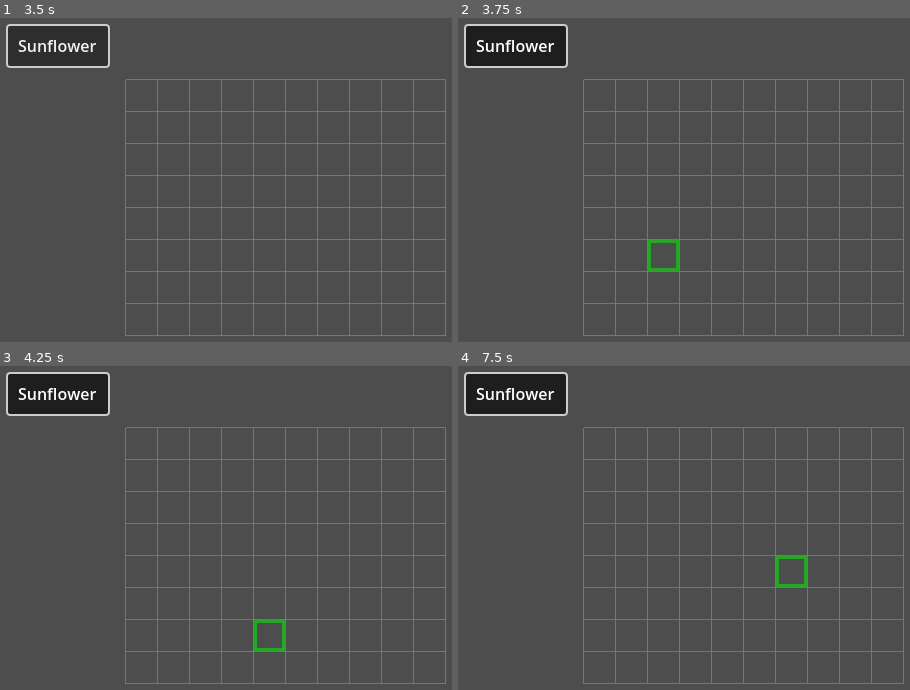
Above: before the commit, frames 1-4 (two rows, left to right).
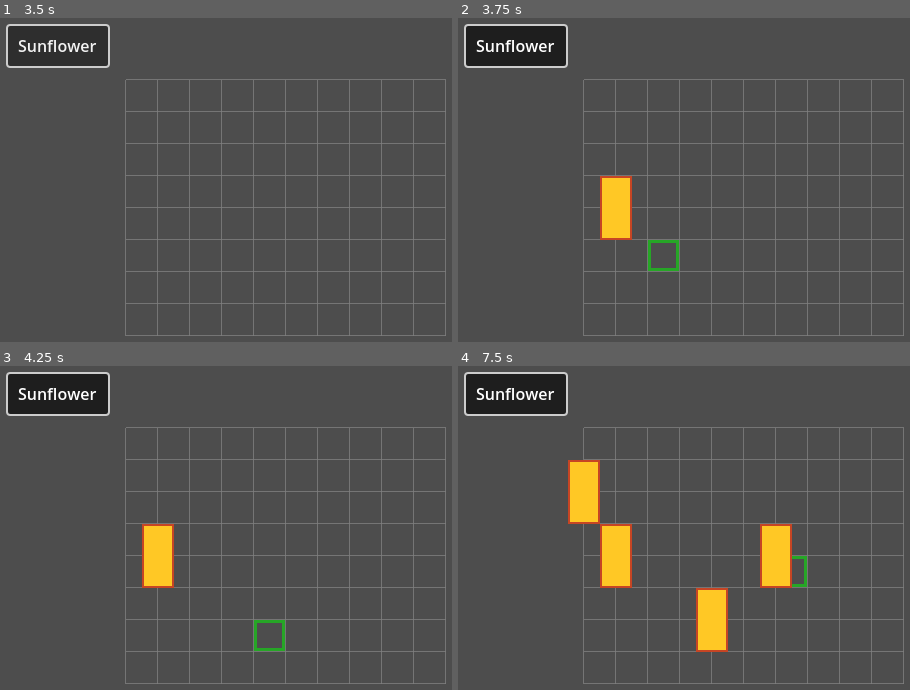
Above: after the commit, the same moments.

Repository: gkmelo-dev/Grid-Roguelike
Game: Godot game, scene res://src/scenes/Game.tscn
Two runs of this game, one before a commit and one after it. Both use one fixed random seed, a clock stepped at 60 frames per second and the inputs below.
Inputs (mouse positions are in pixels of both pictures, inside the frame that each line leads up to):
- Up to frame 1 (3.5 s): click "Sunflower" at 0.5 s; click "Sunflower" at 1.25 s; click "Sunflower" at 2 s; tap Enter at 2.75 s; move the mouse to (442, 189) at 2.77 s; click (442, 189) at 2.92 s
- Up to frame 2 (3.75 s): tap Space at 3.5 s; drag from (643, 228) to (733, 283) at 3.52 s
- Up to frame 3 (4.25 s): no input
- Up to frame 4 (7.5 s): tap Enter at 4.25, 5.75 s; move the mouse to (828, 472) at 4.27 s; click (828, 472) at 4.42 s; tap Space at 5, 6.5 s; drag from (733, 631) to (580, 498) at 5.02 s; move the mouse to (outside the picture) at 5.77 s; click (outside the picture) at 5.92 s; drag from (580, 498) to (670, 459) at 6.52 s; move the mouse to (797, 557) at 7.27 s; click (797, 557) at 7.42 s

Frame 1 is identical in both runs. In frame 2, 1.4% of the frame differs, in the area x 31-39%, y 48-69%; in frame 3, 1.4%; in frame 4, 5.6%, in the area x 24-74%, y 29-89%.

Commit message:
.

Diff:
--- a/src/scenes/Grid.gd
+++ b/src/scenes/Grid.gd
@@ -243,9 +243,11 @@
 		if is_valid_cell(cell):
 			grid_cells[cell.x][cell.y] = entity
 
-	# Add to entity list if not already there
+	# Add to entity list and scene tree if not already there
 	if entity not in placed_entities:
 		placed_entities.append(entity)
+
+	if entity.get_parent() != self:
 		add_child(entity)
 
 func _can_place_entity_at(entity: Entity, cell_pos: Vector2i) -> bool:
@@ -257,13 +259,23 @@
 
 func can_place_pattern_at(pattern: GridEntityPattern, cell_pos: Vector2i) -> bool:
 	if not pattern:
+		Logger.warning("No pattern provided for placement validation", "Grid")
 		return false
 
 	var cells = pattern.get_absolute_cells(cell_pos)
+	Logger.info("Checking placement at (%d, %d) for pattern %s with cells: %s" % [
+		cell_pos.x, cell_pos.y, pattern.pattern_name, str(cells)
+	], "Grid")
+
 	for cell in cells:
-		if not is_valid_cell(cell) or is_cell_occupied(cell):
+		if not is_valid_cell(cell):
+			Logger.info("Cell (%d, %d) is outside grid bounds" % [cell.x, cell.y], "Grid")
 			return false
-
+		if is_cell_occupied(cell):
+			Logger.info("Cell (%d, %d) is already occupied" % [cell.x, cell.y], "Grid")
+			return false
+
+	Logger.info("Placement validation passed for position (%d, %d)" % [cell_pos.x, cell_pos.y], "Grid")
 	return true
 
 func _remove_entity_from_grid(entity: Entity) -> void:
@@ -324,9 +336,24 @@
 		Logger.error("Failed to instantiate entity scene", "Grid")
 		return null
 
+	# Add entity to scene tree temporarily so _ready() gets called and components are found
+	add_child(entity)
+
+	# Now check if components are available
+	Logger.info("Created entity: %s" % entity.name, "Grid")
+	Logger.info("Entity has grid_component: %s" % (entity.grid_component != null), "Grid")
+
 	# Set pattern if provided
 	if pattern and entity.grid_component:
 		entity.grid_component.set_pattern(pattern)
+		Logger.info("Set pattern %s on entity" % pattern.pattern_name, "Grid")
+	elif pattern:
+		Logger.warning("Cannot set pattern - entity has no grid_component", "Grid")
+	elif entity.grid_component:
+		Logger.info("No pattern provided, entity will use default", "Grid")
+
+	# Remove from scene tree - it will be re-added when placed
+	remove_child(entity)
 
 	# Entity will be positioned when placed
 	return entity
--- a/src/scenes/entities/entities.gd
+++ b/src/scenes/entities/entities.gd
@@ -33,10 +33,25 @@
 
 func _find_components() -> void:
 	# Try to find grid component
+	if not grid_component:
+		grid_component = get_node("GridComponent") if has_node("GridComponent") else null
+
 	if grid_component:
 		Logger.debug("GridComponent found", "Entity")
+	else:
+		Logger.warning("GridComponent not found for entity %s" % name, "Entity")
+
+	# Try to find health component
+	if not health_component:
+		health_component = get_node("HealthComponent") if has_node("HealthComponent") else null
+
 	if health_component:
 		Logger.debug("HealthComponent found", "Entity")
+
+	# Try to find sprite component
+	if not sprite_component:
+		sprite_component = get_node("Sprite2D") if has_node("Sprite2D") else null
+
 	if sprite_component:
 		Logger.debug("Sprite2D found", "Entity")
 
--- a/src/scenes/ui/GameHud.gd
+++ b/src/scenes/ui/GameHud.gd
@@ -85,10 +85,26 @@
 	if not selected_entity_scene or not grid:
 		return
 
+	# Debug: Check grid bounds
+	Logger.info("Trying to place entity at (%d, %d), Grid bounds: %s" % [position.x, position.y, grid.get_grid_bounds()], "GameHUD")
+
 	# Create entity
 	var entity = grid.add_entity_to_grid(selected_entity_scene, selected_entity_pattern)
 
 	if entity:
+		# Debug: Check entity setup
+		Logger.info("Created entity: %s" % entity.name, "GameHUD")
+		Logger.info("Entity has grid_component: %s" % (entity.grid_component != null), "GameHUD")
+
+		if entity.grid_component:
+			var pattern = entity.grid_component.get_pattern()
+			Logger.info("Entity pattern: %s" % (pattern.pattern_name if pattern else "None"), "GameHUD")
+			if pattern:
+				Logger.info("Pattern cells: %s" % str(pattern.pattern_cells), "GameHUD")
+
+		# Debug: Check if cell is occupied
+		Logger.info("Cell (%d, %d) occupied: %s" % [position.x, position.y, grid.is_cell_occupied(position)], "GameHUD")
+
 		if grid.place_entity(entity, position):
 			Logger.info("Entity placed at (%d, %d)" % [position.x, position.y], "GameHUD")
 			# Keep selection active for placing more entities
@@ -96,6 +112,8 @@
 			# Failed to place - remove entity
 			entity.queue_free()
 			Logger.warning("Cannot place entity at (%d, %d)" % [position.x, position.y], "GameHUD")
+	else:
+		Logger.error("Failed to create entity", "GameHUD")
 
 # Public API
 func deselect_all() -> void:
